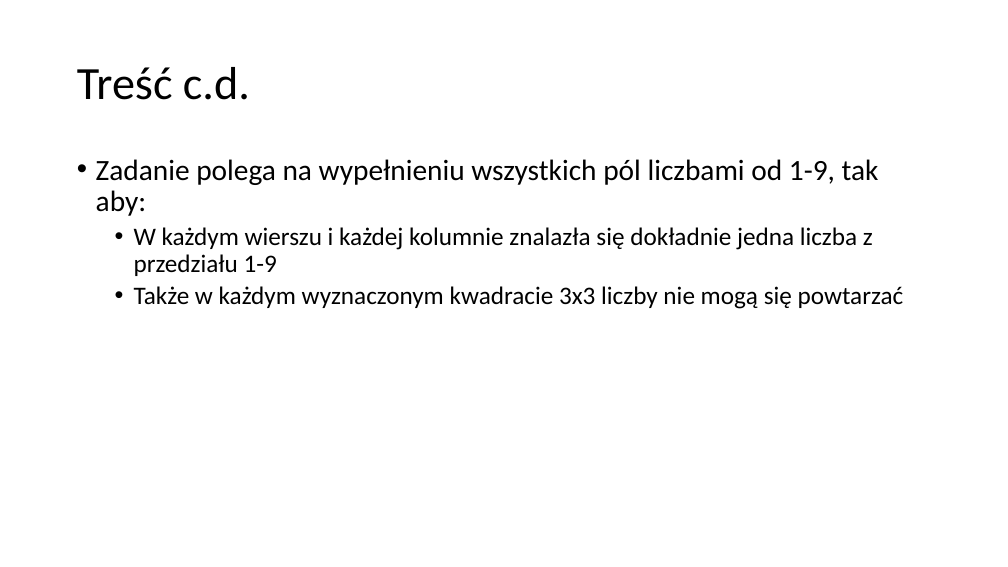
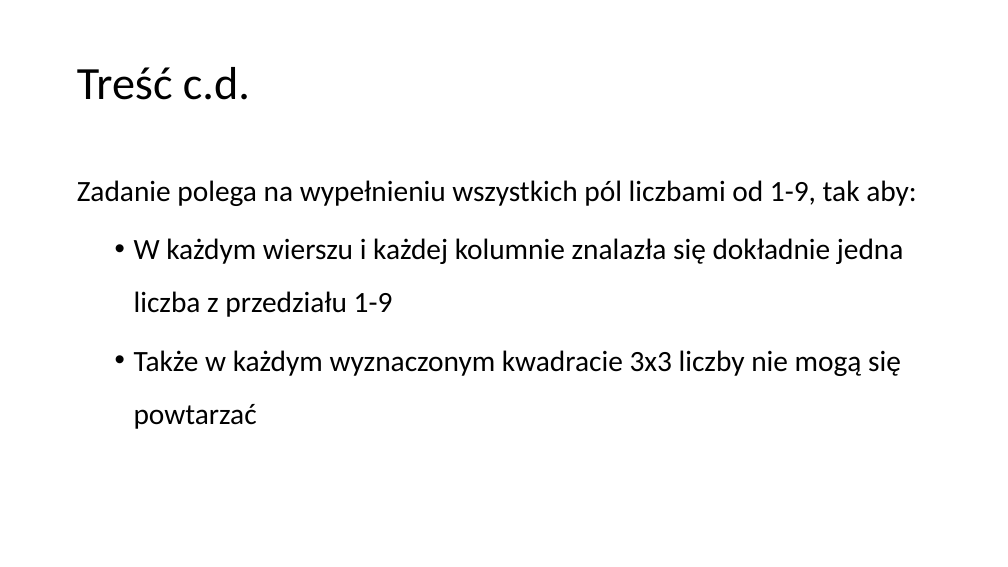
Before and after one commit to blackbat13/cs-lut, a slide deck: slide 4 of Zadania/Sudoku.pptx. Drawn at 1008x567 pixels with LibreOffice and Linux fonts; fonts in the diff are those of the drawing. Boxes give left, top, right and bottom in pixels: in the first picture for what was removed or moved away, otherwise in the second. Text is boxed around its words. In the diff, an @@ line names an element or a change of style, - is before the commit and + after.

```diff
--- a/Zadania/Sudoku.pptx
+++ b/Zadania/Sudoku.pptx
@@ text "Zadanie polega na wypełnieniu wszystkich ..." at (77,180,916,429): size 24 to 28 pt in "W każdym wierszu i każdej kolumnie znalazła ...", "Także w każdym wyznaczonym kwadracie 3x3 liczby ..."; bullet • to none; line spacing 0.9 to 1.5 @@
```
Also in this commit, not shown: 4 other slides changed.
